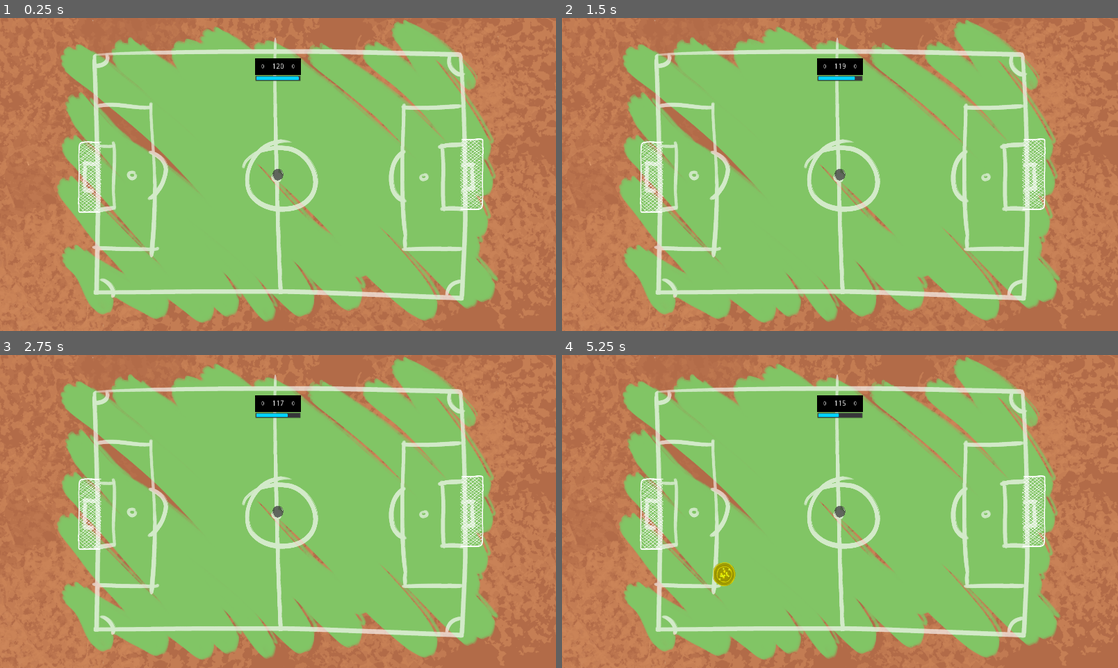
Above: before the commit, frames 1-4 (two rows, left to right).
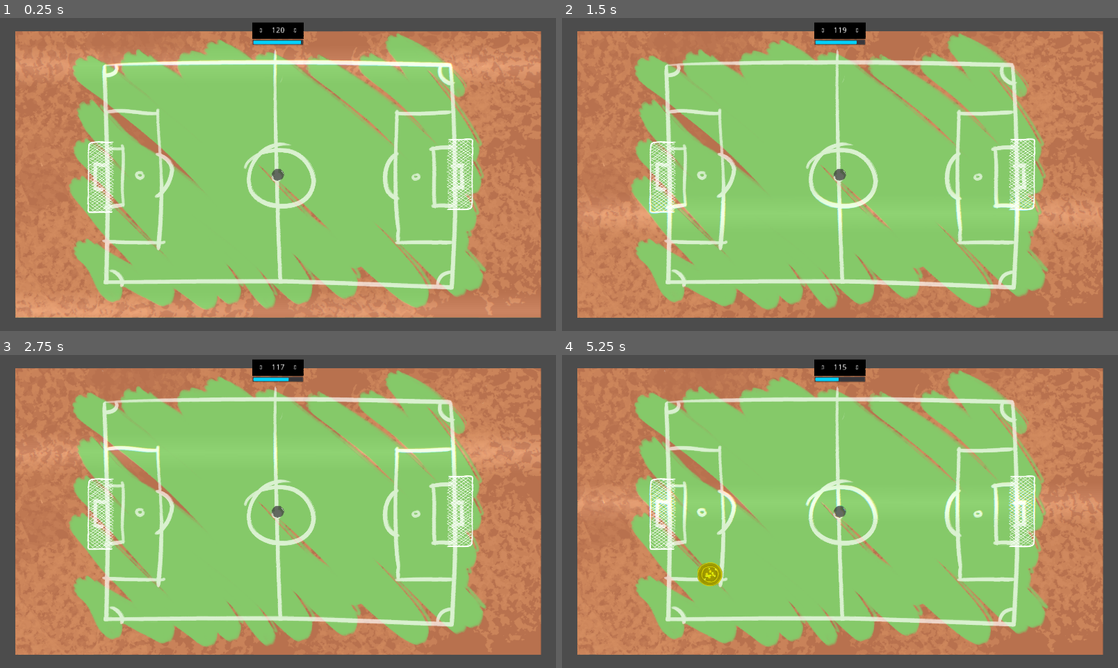
Above: after the commit, the same moments.

Repository: wendeljeske20/CapSoccer
Game: Godot game, scene res://Scenes/Match.tscn
Same seed, same stepped clock (60 frames per second), same inputs: the game is played once before the commit and once after it.
Inputs:
- Up to frame 1 (0.25 s): no input
- Up to frame 2 (1.5 s): no input
- Up to frame 3 (2.75 s): no input
- Up to frame 4 (5.25 s): no input

The runs differ from the first frame. In frame 1, 40% of the frame differs, in the area x 0-100%, y 0-100%; in frame 2, 38%; in frame 3, 38%; in frame 4, 38%.
Error in both runs: Attempt to call function 'add_child' in base 'null instance' on a null instance. (res://Scripts/Player.gd:34)

Commit message:
New shader

Diff:
--- a/Scenes/Field.tscn
+++ b/Scenes/Field.tscn
@@ -1,80 +1,85 @@
-[gd_scene load_steps=6 format=2]
+[gd_scene load_steps=7 format=2]
 
 [ext_resource path="res://Sprites/mesa_1.png" type="Texture" id=1]
 [ext_resource path="res://Scenes/Goal.tscn" type="PackedScene" id=2]
 
-[sub_resource type="RectangleShape2D" id=1]
+[sub_resource type="PhysicsMaterial" id=1]
+bounce = 0.2
+
+[sub_resource type="RectangleShape2D" id=2]
 extents = Vector2( 480.847, 10 )
 
-[sub_resource type="RectangleShape2D" id=2]
+[sub_resource type="RectangleShape2D" id=3]
 extents = Vector2( 97.9062, 10 )
 
-[sub_resource type="CircleShape2D" id=3]
+[sub_resource type="CircleShape2D" id=4]
 radius = 29.8859
 
 [node name="Field" type="Node2D"]
 
 [node name="Field" type="RigidBody2D" parent="."]
+editor/display_folded = true
 position = Vector2( 0.307343, 0 )
 mode = 1
+physics_material_override = SubResource( 1 )
 can_sleep = false
 
 [node name="Sprite" type="Sprite" parent="Field"]
-scale = Vector2( 0.380206, 0.350493 )
+scale = Vector2( 0.32, 0.32 )
 texture = ExtResource( 1 )
 
 [node name="CollisionShape2D" type="CollisionShape2D" parent="Field"]
-position = Vector2( 0, -291.58 )
-shape = SubResource( 1 )
+position = Vector2( 0, -277.176 )
+shape = SubResource( 2 )
 
 [node name="CollisionShape2D2" type="CollisionShape2D" parent="Field"]
-position = Vector2( 0, 293.868 )
-shape = SubResource( 1 )
+position = Vector2( 0, 266.167 )
+shape = SubResource( 2 )
 
 [node name="CollisionShape2D3" type="CollisionShape2D" parent="Field"]
-position = Vector2( 499.168, 187.63 )
-rotation = 1.5708
-shape = SubResource( 2 )
-
-[node name="CollisionShape2D5" type="CollisionShape2D" parent="Field"]
-position = Vector2( -489.668, 195.053 )
-rotation = 1.5708
-shape = SubResource( 2 )
-
-[node name="CollisionShape2D4" type="CollisionShape2D" parent="Field"]
-position = Vector2( 498.354, -186.137 )
-rotation = 1.5708
-shape = SubResource( 2 )
-
-[node name="CollisionShape2D6" type="CollisionShape2D" parent="Field"]
-position = Vector2( -490.482, -179.836 )
-rotation = 1.5708
-shape = SubResource( 2 )
-
-[node name="CollisionShape2D7" type="CollisionShape2D" parent="Field"]
-position = Vector2( -469.795, -285.562 )
+position = Vector2( 414.618, 187.63 )
 rotation = 1.5708
 shape = SubResource( 3 )
 
-[node name="CollisionShape2D10" type="CollisionShape2D" parent="Field"]
-position = Vector2( 475.255, -270.901 )
+[node name="CollisionShape2D5" type="CollisionShape2D" parent="Field"]
+position = Vector2( -407.018, 195.053 )
 rotation = 1.5708
 shape = SubResource( 3 )
 
-[node name="CollisionShape2D8" type="CollisionShape2D" parent="Field"]
-position = Vector2( -461.65, 281.46 )
+[node name="CollisionShape2D4" type="CollisionShape2D" parent="Field"]
+position = Vector2( 413.804, -186.137 )
 rotation = 1.5708
 shape = SubResource( 3 )
 
-[node name="CollisionShape2D9" type="CollisionShape2D" parent="Field"]
-position = Vector2( 476.069, 282.274 )
+[node name="CollisionShape2D6" type="CollisionShape2D" parent="Field"]
+position = Vector2( -407.832, -179.836 )
 rotation = 1.5708
 shape = SubResource( 3 )
 
+[node name="CollisionShape2D7" type="CollisionShape2D" parent="Field"]
+position = Vector2( -401.395, -262.762 )
+rotation = 1.5708
+shape = SubResource( 4 )
+
+[node name="CollisionShape2D10" type="CollisionShape2D" parent="Field"]
+position = Vector2( 403.233, -248.101 )
+rotation = 1.5708
+shape = SubResource( 4 )
+
+[node name="CollisionShape2D8" type="CollisionShape2D" parent="Field"]
+position = Vector2( -393.25, 259.61 )
+rotation = 1.5708
+shape = SubResource( 4 )
+
+[node name="CollisionShape2D9" type="CollisionShape2D" parent="Field"]
+position = Vector2( 397.219, 260.424 )
+rotation = 1.5708
+shape = SubResource( 4 )
+
 [node name="GoalLeft" parent="." instance=ExtResource( 2 )]
-position = Vector2( -492.819, 5.91105 )
+position = Vector2( -413.041, 5.91105 )
 isLeftSide = true
 
 [node name="GoalRight" parent="." instance=ExtResource( 2 )]
-position = Vector2( 507.48, 0 )
+position = Vector2( 424.378, 0 )
 rotation = 3.14159
--- a/Scenes/Match.tscn
+++ b/Scenes/Match.tscn
@@ -1,20 +1,21 @@
-[gd_scene load_steps=4 format=2]
+[gd_scene load_steps=5 format=2]
 
 [ext_resource path="res://Scenes/Field.tscn" type="PackedScene" id=1]
 [ext_resource path="res://Scenes/MatchManager.tscn" type="PackedScene" id=2]
 [ext_resource path="res://Scenes/Pause.tscn" type="PackedScene" id=3]
+[ext_resource path="res://Scenes/OverlayShader.tscn" type="PackedScene" id=4]
 
 [node name="Match" type="Node2D"]
 scale = Vector2( 1.31561, 1.31561 )
 
 [node name="Field" parent="." instance=ExtResource( 1 )]
 
-[node name="MatchManager" parent="." instance=ExtResource( 2 )]
-
 [node name="Camera2D" type="Camera2D" parent="."]
 scale = Vector2( 0.998521, 1 )
 current = true
-zoom = Vector2( 1, 0.92 )
+zoom = Vector2( 0.89, 0.92 )
+
+[node name="MatchManager" parent="." instance=ExtResource( 2 )]
 
 [node name="Pause" parent="." instance=ExtResource( 3 )]
 visible = false
@@ -22,3 +23,5 @@
 margin_top = -218.862
 margin_right = 188.747
 margin_bottom = 251.138
+
+[node name="OverlayShader" parent="." instance=ExtResource( 4 )]
--- a/Scenes/MatchManager.tscn
+++ b/Scenes/MatchManager.tscn
@@ -47,10 +47,10 @@
 script = ExtResource( 4 )
 
 [node name="HudManager" type="Node2D" parent="."]
-editor/display_folded = true
 
 [node name="ScorePanel" type="Sprite" parent="HudManager"]
-position = Vector2( 0, -260 )
+editor/display_folded = true
+position = Vector2( 0, -347.064 )
 texture = ExtResource( 5 )
 
 [node name="TimeLabel" type="Label" parent="HudManager/ScorePanel"]
--- /dev/null
+++ b/Scenes/OverlayShader.tscn
@@ -0,0 +1,27 @@
+[gd_scene load_steps=4 format=2]
+
+[ext_resource path="res://Shaders/OverlayShader.shader" type="Shader" id=1]
+[ext_resource path="res://Texture/texture1.png" type="Texture" id=2]
+
+[sub_resource type="ShaderMaterial" id=2]
+shader = ExtResource( 1 )
+shader_param/dispAmt = 0.002
+shader_param/dispScale = 1.0
+shader_param/abberationAmt = 0.001
+shader_param/timeLine = 0.0
+shader_param/displace = ExtResource( 2 )
+
+[node name="OverlayShader" type="Control"]
+margin_left = -613.0
+margin_top = -346.0
+margin_right = 613.0
+margin_bottom = 346.0
+
+[node name="ColorRect" type="ColorRect" parent="."]
+material = SubResource( 2 )
+anchor_right = 1.0
+anchor_bottom = 1.0
+rect_pivot_offset = Vector2( 113, 1016 )
+__meta__ = {
+"_edit_group_": true
+}
--- a/Scenes/Pause.tscn
+++ b/Scenes/Pause.tscn
@@ -1,13 +1,16 @@
-[gd_scene load_steps=3 format=2]
+[gd_scene load_steps=4 format=2]
 
 [ext_resource path="res://Scripts/Pause.gd" type="Script" id=1]
 [ext_resource path="res://Fonts/dynamicFont.tres" type="DynamicFont" id=2]
+
+[sub_resource type="StyleBoxTexture" id=1]
 
 [node name="Pause" type="Panel"]
 margin_left = 324.0
 margin_top = 37.0
 margin_right = 701.0
 margin_bottom = 507.0
+custom_styles/panel = SubResource( 1 )
 script = ExtResource( 1 )
 
 [node name="ResumeButton" type="Button" parent="."]
--- /dev/null
+++ b/Shaders/OverlayShader.shader
@@ -0,0 +1,51 @@
+shader_type canvas_item;
+render_mode unshaded;
+
+uniform sampler2D displace : hint_albedo;
+uniform float dispAmt : hint_range(0, 0.1);
+uniform float dispScale : hint_range(0.1, 2.0);
+uniform float abberationAmt : hint_range(0, 0.1);
+uniform float timeLine : hint_range(0.0, 10.0);
+
+void fragment() {
+	// Disp
+	vec2 dispUv = SCREEN_UV + vec2(0, TIME * 0.1);
+	dispUv *= dispScale;
+	vec2 disp = texture(displace, dispUv).xy;
+	vec2 noiseUV = SCREEN_UV + disp * dispAmt;
+
+	// NOISE
+	float noise = texture(SCREEN_TEXTURE, noiseUV).r;
+
+	// H LINES
+	float h = SCREEN_UV.y * 4.0 - TIME;
+	h = clamp(1.0 - (abs(sin(h)) * 3.0), 0.0, 1.0);
+
+	float clampedHLine = clamp(h * noise, 0.15, 1.0);
+
+	float hLine = clampedHLine * noise;
+	hLine *= 0.2;
+
+	// Center "ball" thingy
+	vec2 cUv = SCREEN_UV * 2.0 - 1.0;
+	float tLine = pow(timeLine,2)*0.2;
+	float modTLine = clamp(tLine / 4.0, 1.0, 8.0);
+	modTLine = pow(modTLine, 2.5);
+	cUv *= vec2(modTLine, tLine);
+
+	float cBall =  2.0 * ((1.0 - length(cUv)) - 0.5);
+	float cLine = pow(1.0 - length(vec2(cUv.g, 0.0)), 12.0);
+
+	float center = 10.0 * ((cBall + cLine) - 0.1);
+
+	float t = timeLine / 10.0;
+	float final = (1.0-t)*hLine+t*center;
+
+	// Abberation
+	COLOR.r = texture(SCREEN_TEXTURE, noiseUV - abberationAmt * h).r;
+	COLOR.g = texture(SCREEN_TEXTURE, noiseUV).g;
+	COLOR.b = texture(SCREEN_TEXTURE, noiseUV + abberationAmt * h).b;
+	COLOR.a = texture(SCREEN_TEXTURE, noiseUV).a;
+
+	COLOR.rgb += vec3(final);
+}
Binary file added: Texture/texture1.png
Not shown, added: Texture/texture1.png.import
Not shown, added: Builds/CapSoccer-Alpha.exe
Not shown, added: Builds/CapSoccer-Alpha.pck
Not shown, removed: Builds/CapSoccer.pck
